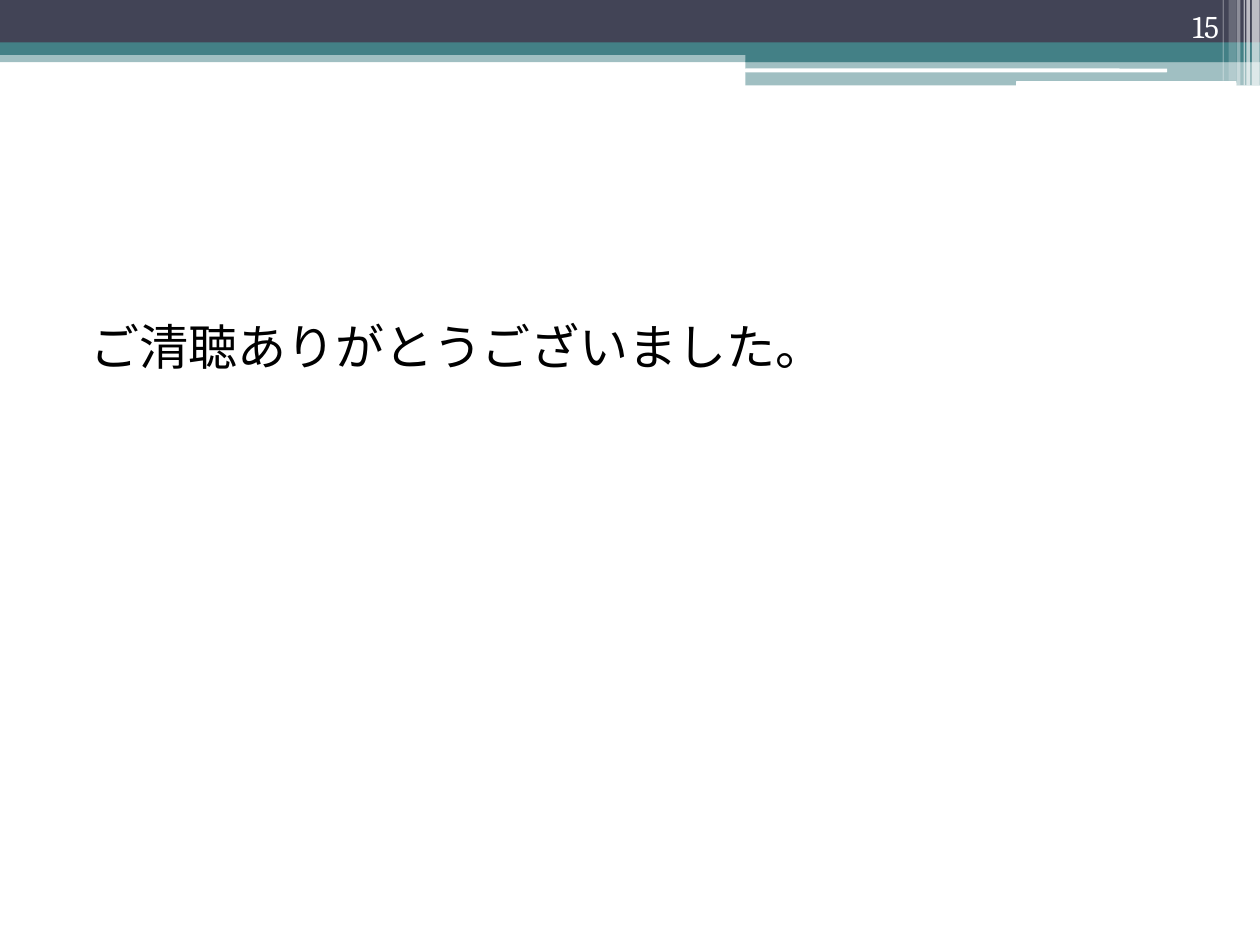
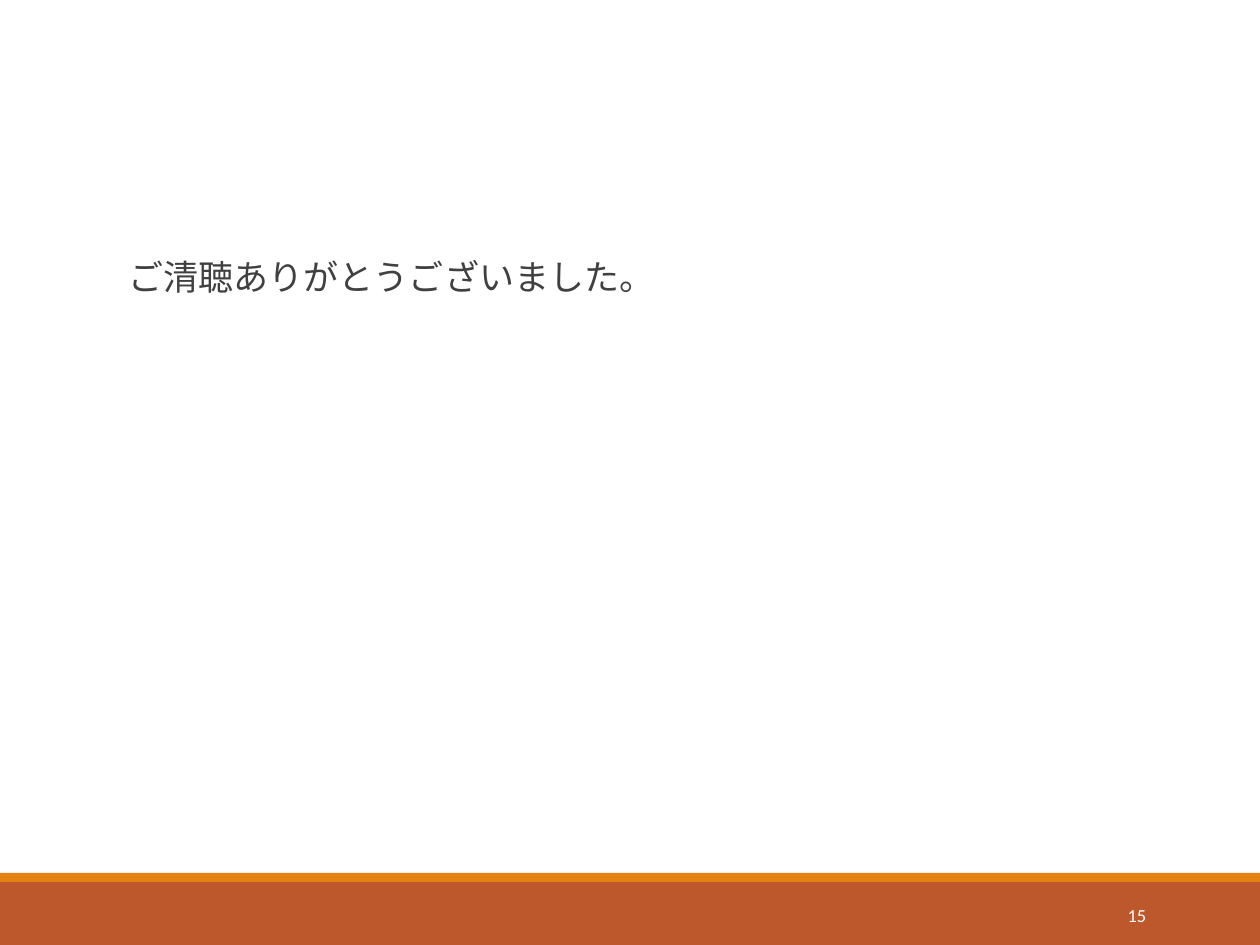
Before and after one commit to java201710/java, a slide deck: slide 15 of shimoyama/サンプル.pptx. Drawn at 1260x945 pixels with LibreOffice and Linux fonts; fonts in the diff are those of the drawing. Boxes give left, top, right and bottom in pixels: in the first picture for what was removed or moved away, otherwise in the second. Text is boxed around its words. In the diff, an @@ line names an element or a change of style, - is before the commit and + after.

```diff
--- a/shimoyama/サンプル.pptx
+++ b/shimoyama/サンプル.pptx
@@ rectangle removed at [0, 0, 1260, 43] @@
@@ rectangle removed at [1222, 0, 1223, 81] @@
@@ rectangle removed at [1228, 0, 1236, 81] @@
@@ rectangle removed at [1237, 0, 1241, 86] @@
@@ rectangle removed at [1244, 0, 1245, 86] @@
@@ rectangle removed at [1246, 0, 1250, 86] @@
@@ rectangle removed at [1252, 0, 1260, 86] @@
@@ rectangle removed at [0, 50, 1260, 62] @@
@@ rectangle removed at [0, 43, 1260, 55] @@
@@ rectangle removed at [746, 49, 1260, 62] @@
@@ rounded rectangle removed at [745, 68, 1167, 72] @@
@@ rectangle removed at [746, 60, 1260, 86] @@
@@ rounded rectangle removed at [1016, 81, 1236, 86] @@
@@ text "ご清聴ありがとうございました。": place and size @@
-text "ご清聴ありがとうございました。" at [91, 323, 825, 369]
+text "ご清聴ありがとうございました。" at [129, 260, 655, 293]
@@ text "ご清聴ありがとうございました。" at [129, 260, 655, 293]: size 28 to 20 pt, font Cambria to Calibri, text colour #000000 to #404040; line spacing 1 to 0.9; more space between paragraphs @@
@@ rectangle added at [0, 882, 1260, 945], fill #BD582C @@
@@ rectangle added at [0, 873, 1260, 882], fill #E48312 @@
@@ page number: place and size @@
-page number at [1193, 17, 1219, 45]
+page number at [1128, 910, 1147, 922]
@@ page number at [1128, 910, 1147, 922]: size 18 to 10.5 pt, font Cambria to Calibri; vertical alignment bottom to middle @@
```
Also in this commit, not shown: 14 other slides changed.
